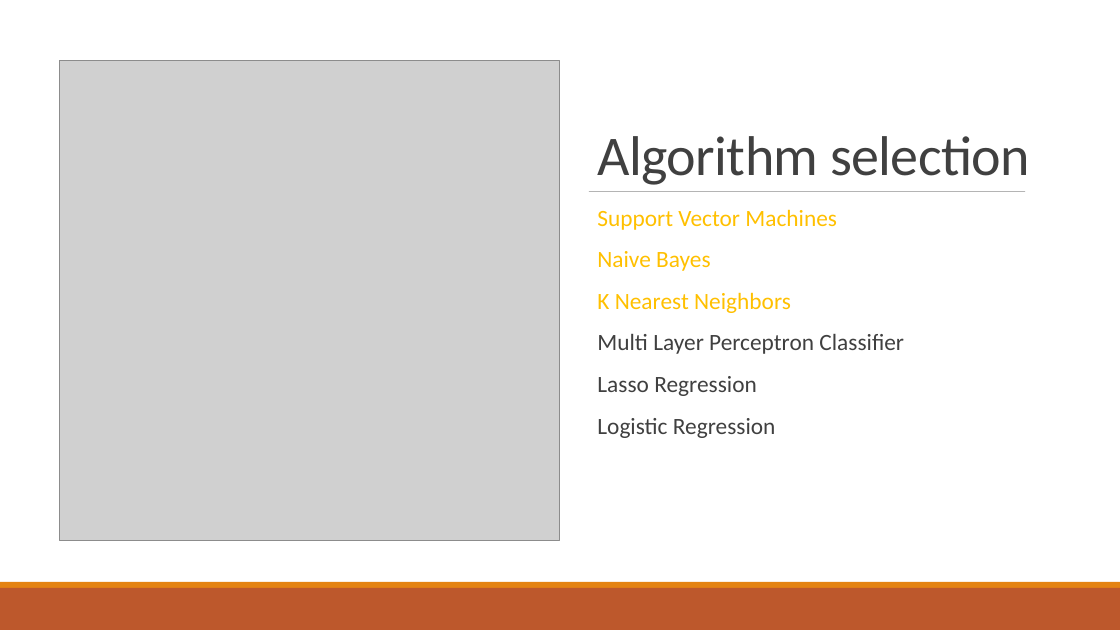
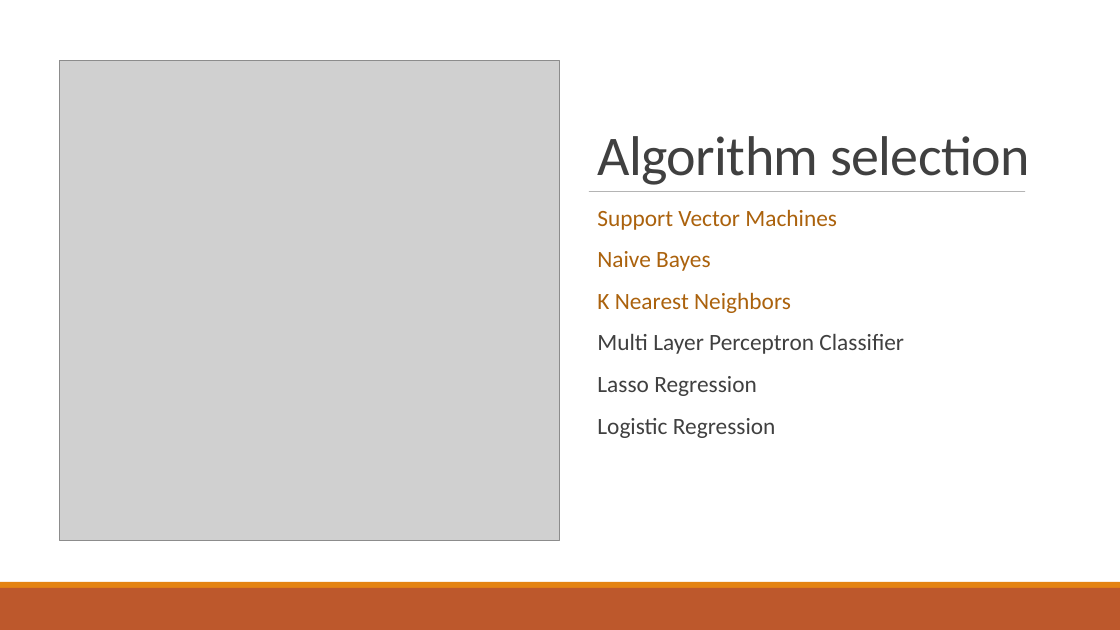
Before and after one commit to suong4554/Machine-Learning-Poly-U, a slide deck: slide 4 of Presentation.pptx. Drawn at 1120x630 pixels with LibreOffice and Linux fonts; fonts in the diff are those of the drawing; grey boxes stand for pictures. Boxes give left, top, right and bottom in pixels: in the first picture for what was removed or moved away, otherwise in the second. Text is boxed around its words. In the diff, an @@ line names an element or a change of style, - is before the commit and + after.

```diff
--- a/Presentation.pptx
+++ b/Presentation.pptx
@@ text at bbox=[597, 209, 837, 313]: text colour #FFC000 to #AB620D in "Support Vector Machines", "Naive Bayes", "K Nearest Neighbors" @@
```
Also in this commit, not shown: 1 other slide changed, 1 slide added.
